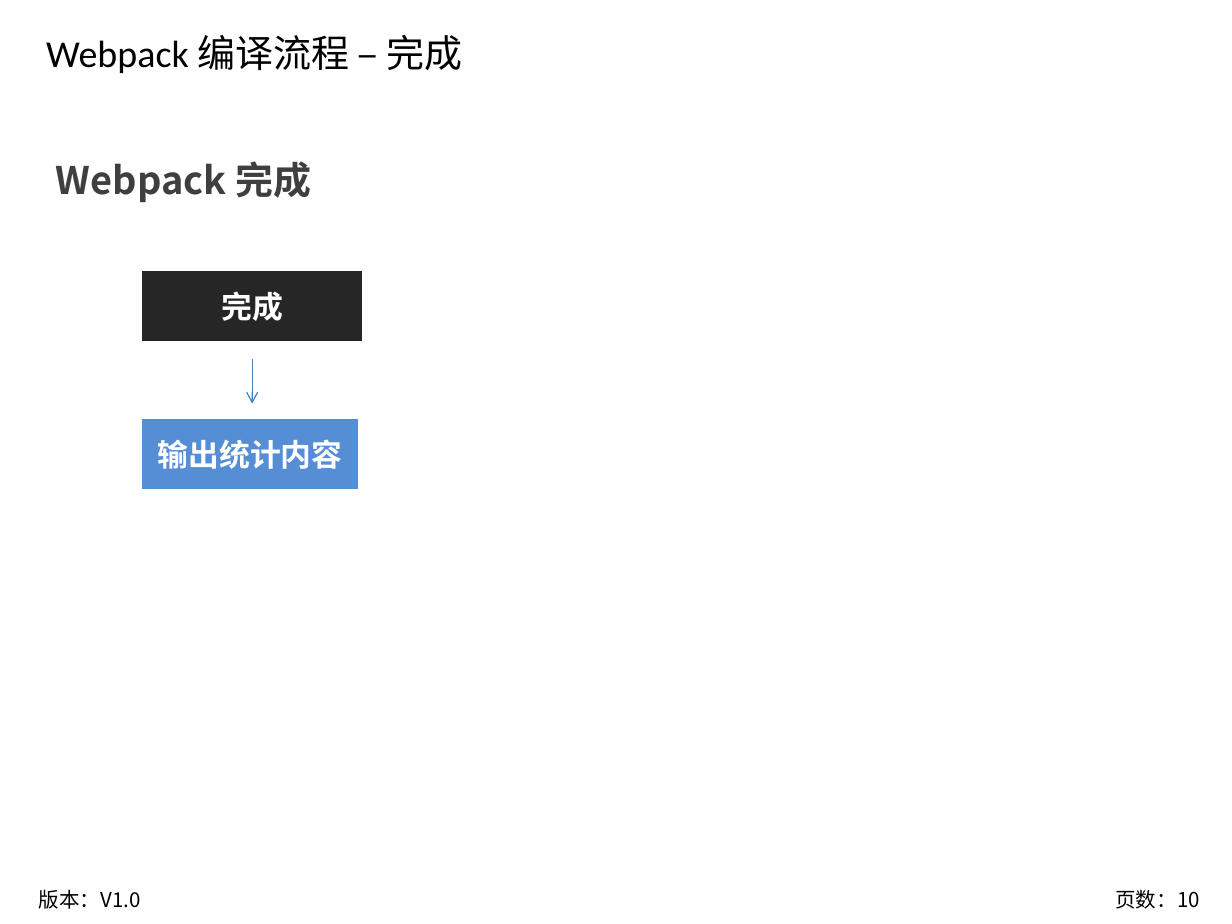
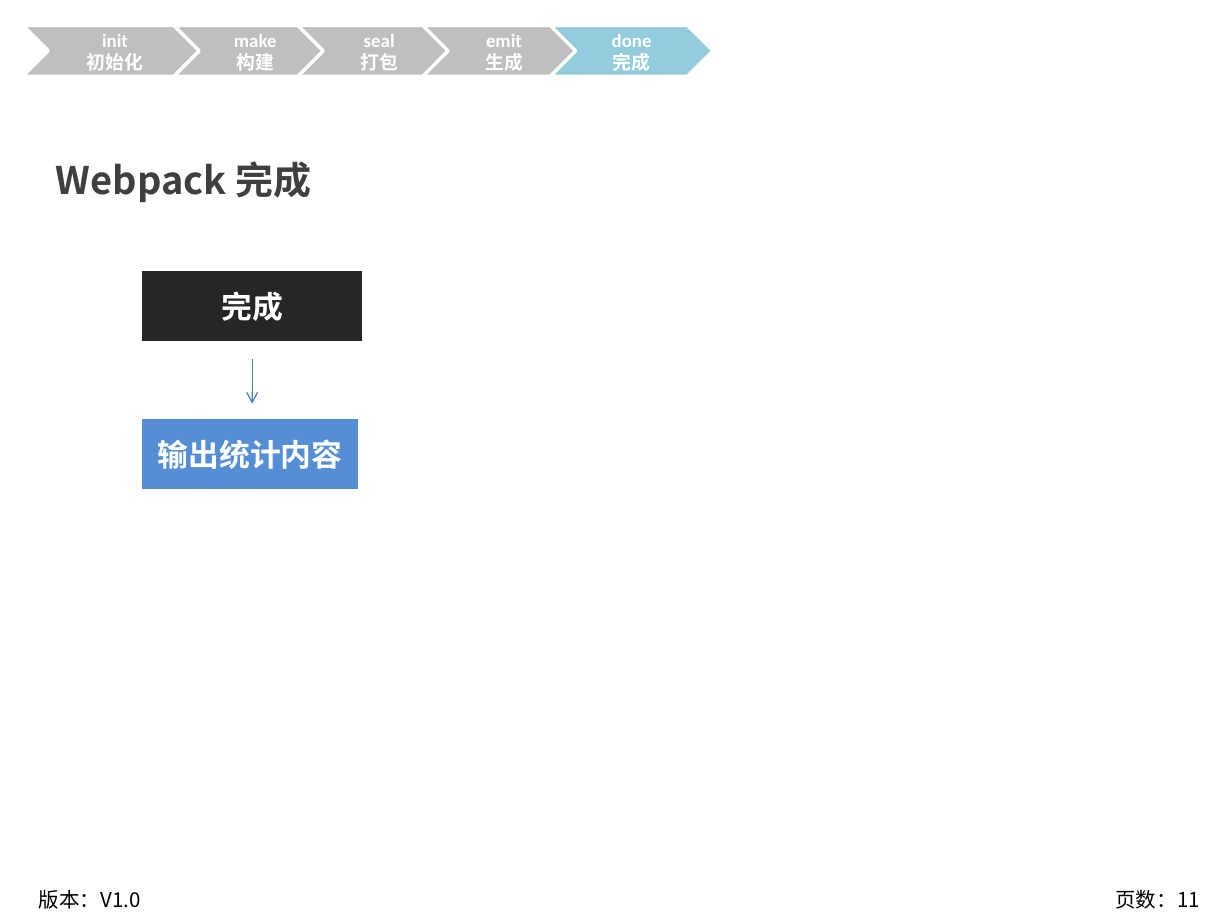
Before and after one commit to tyosssss/learning-webpack, a slide deck: slide 11 of doc/2.Webpack 编译流程概述.pptx (slide 10 before the commit). Drawn at 1232x924 pixels with LibreOffice and Linux fonts; fonts in the diff are those of the drawing; background and template pictures are left out. Boxes give left, top, right and bottom in pixels: in the first picture for what was removed or moved away, otherwise in the second. Text is boxed around its words. In the diff, an @@ line names an element or a change of style, - is before the commit and + after.

```diff
--- a/doc/2.Webpack 编译流程概述.pptx
+++ b/doc/2.Webpack 编译流程概述.pptx
@@ group added at (22,26,713,76): 5 chevrons @@
+init
+初始化
+make
+构建
+seal
+打包
+emit
+生成
+done
+完成
@@ text removed at (46,35,463,73) @@
-Webpack 编译流程 – 完成
@@ page number at (1115,889,1199,909): text changed @@
-页数：10
+页数：11
```
Also in this commit, not shown: 9 other slides changed, 1 slide added, 1 other file.
